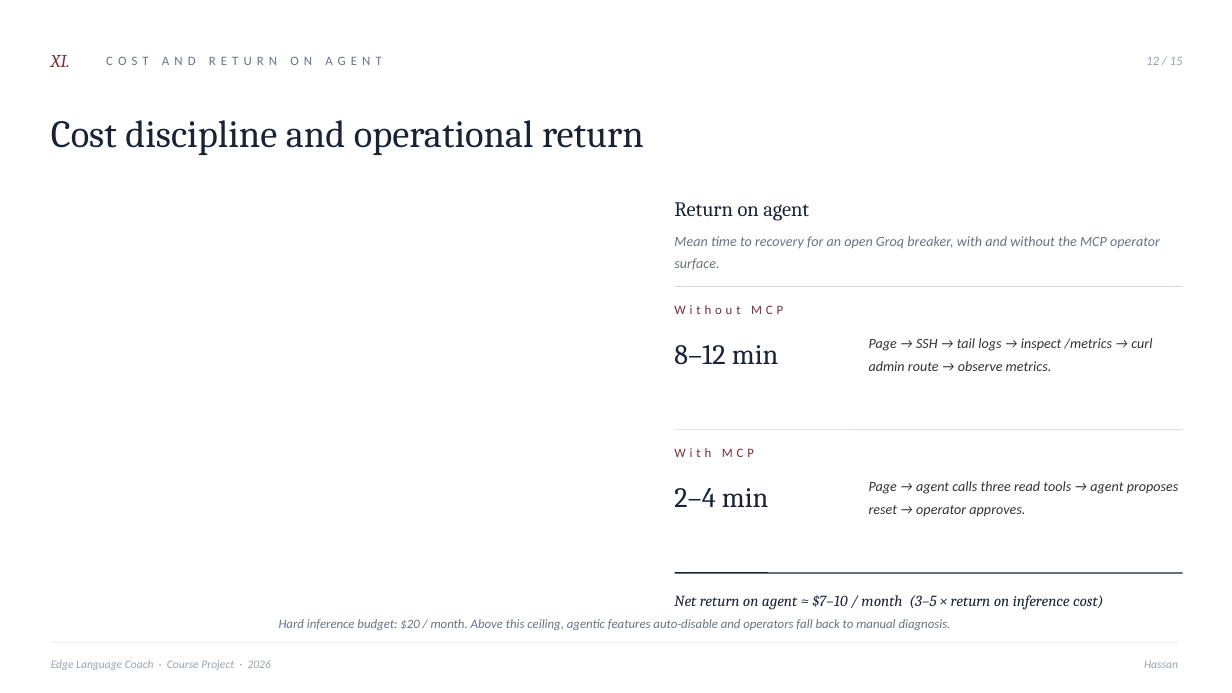
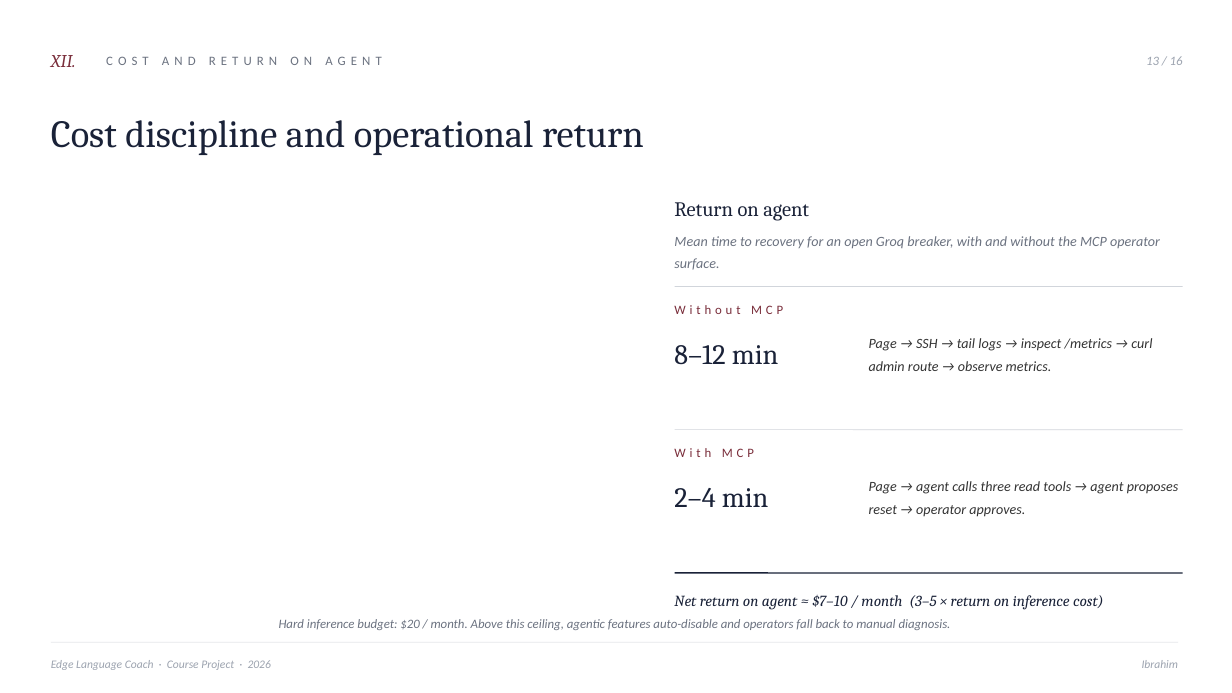
Before and after one commit to ibrahemaskar11/edge-language-coach, a slide deck: slide 13 of docs/edge-language-coach.pptx (slide 12 before the commit). Drawn at 1232x693 pixels with LibreOffice and Linux fonts; fonts in the diff are those of the drawing. Boxes give left, top, right and bottom in pixels: in the first picture for what was removed or moved away, otherwise in the second. Text is boxed around its words. In the diff, an @@ line names an element or a change of style, - is before the commit and + after.

```diff
--- a/docs/edge-language-coach.pptx
+++ b/docs/edge-language-coach.pptx
@@ text at box(51, 55, 76, 67): text changed @@
-XI.
+XII.
@@ text at box(1146, 56, 1183, 65): text changed @@
-12 / 15
+13 / 16
@@ text at box(1142, 660, 1178, 668): text changed @@
-Hassan
+Ibrahim
```
Also in this commit, not shown: 12 other slides changed, 1 slide added.
